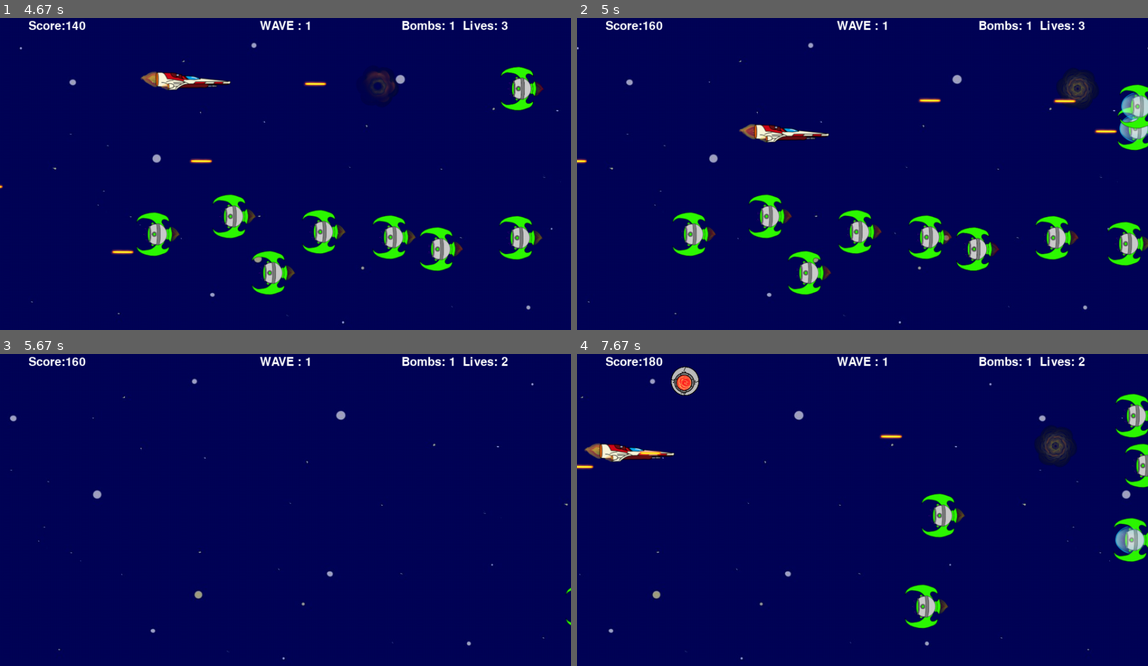
Above: before the commit, frames 1-4 (two rows, left to right).
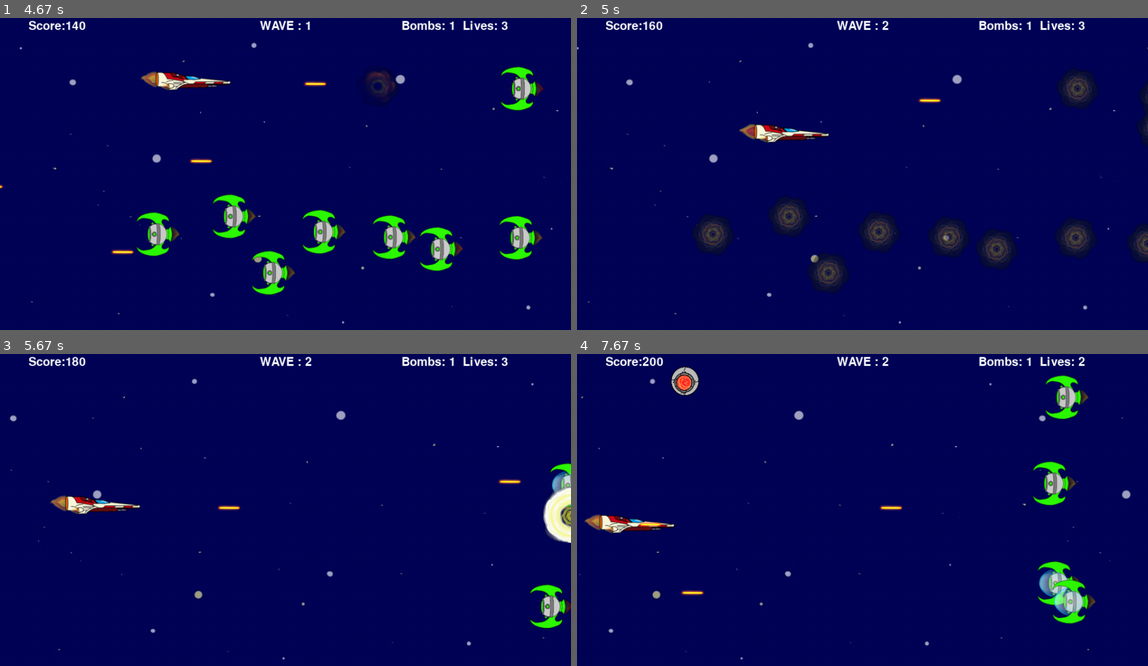
Above: after the commit, the same moments.

Repository: Demi-hero/UoN_Game_Project
Game: pygame game, started from Main.py
The game is run twice, just before and just after one commit, with the same random seed, the same clock (stepped at 60 frames per second) and the same inputs.
Inputs:
- Up to frame 1 (4.67 s): tap Space at 0.33, 0.67, 1.07, 1.37, 1.62, 1.95, 2.25, 2.45, 2.75, 3.02, 3.35, 3.65, 3.78, 4.18, 4.48 s; hold Right 1-1.47 s; hold Up 1.55-1.85 s; hold Right 1.88-2.35 s; hold Left 2.38-2.92 s; hold Down 2.95-3.25 s; hold Left 3.28-3.68 s; hold Up 3.72-4.08 s; hold Right from 4.12 s (still down)
- Up to frame 2 (5 s): release Right at 4.75 s; hold Down from 4.78 s (still down); tap Space at 4.85 s
- Up to frame 3 (5.67 s): release Down at 5.15 s; hold Left 5.18-5.65 s; tap Space at 5.25, 5.55 s
- Up to frame 4 (7.67 s): hold Right 5.68-6.15 s; tap Space at 5.75, 6.05, 6.25, 7.08, 7.38, 7.65 s; hold Up 6.18-6.48 s; hold Left 7.02-7.55 s; hold Down from 7.58 s (still down)

Frame 1 is identical in both runs. In frame 2, 8.7% of the frame differs, in the area x 0-100%, y 0-89%; in frame 3, 2.3%; in frame 4, 6.8%.

Commit message:
Added back the increment to kill_count
Kill count wasn't being incremented, so added back into the alien logic on_hit when hitpoints <= 0

Diff:
--- a/gamedata.py
+++ b/gamedata.py
@@ -194,6 +194,7 @@
         if self.hitpoints <= 0:
             self.kill()
             main.score += main.kill_score
+            main.kill_count += 1
             main.sounds.boom.play()
             main.expl = Explosion(self.rect.center, 'lg')
             main.all_sprites.add(main.expl)
